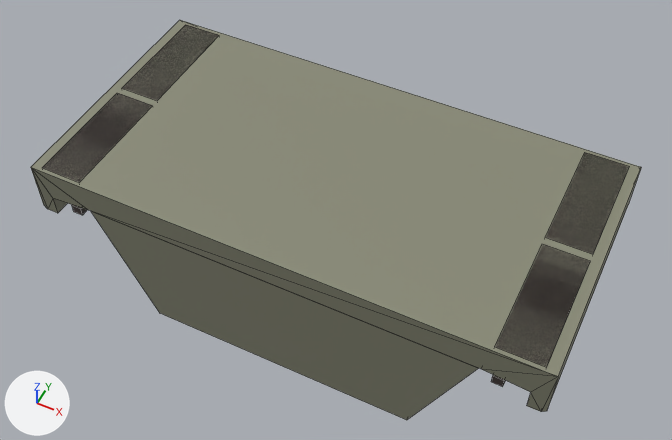
The FBX model unity/Assets/Models/Paths/p463/body_elevated_close.fbx as it was, and as the next commit left it.
Both versions are drawn from a 50 mm lens placed at (2.71, -4.17, 6.04), pointed at (-0.01, 1.27, -0.75). The axes (+X, +Y, +Z) are drawn at lower left. The lights are the same throughout. The older version comes first. Mesh edges are drawn as thin lines. Where no turn or scale is listed for an object, it has been applied to the vertices.

In view in the first picture: 'p463_body_elevated_close'.
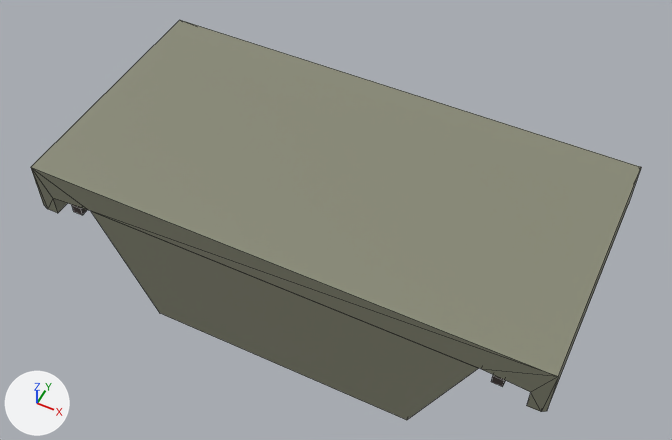
Boxes (x1, y1, x2, y2) around the edits, measured in the pictures (672 x 440 px):
part 1 of me_p411_bodyelevatedclose, deleted: before (42, 93, 153, 182)
part 2 of me_p411_bodyelevatedclose, deleted: before (545, 153, 629, 254)
part 3 of me_p411_bodyelevatedclose, deleted: before (123, 25, 219, 100)
part 4 of me_p411_bodyelevatedclose, deleted: before (495, 244, 590, 367)

The change, as a list of edits to the scene's bpy script:
```text
Change me_p411_bodyelevatedclose:
    used by ob_p463_body_elevated_close; location = (0.0, 0.0, 0.0)
    remove me_p411_bodyelevatedclose.from_pydata(...)  # 88 vertices, 80 faces; spans x -2.5..2.5, y 0.0..2.5, z -1.55..0.0
    add me_p411_bodyelevatedclose.from_pydata(...)  # 56 vertices, 56 faces; spans x -2.5..2.5, y 0.0..2.5, z -1.55..0.0
    me_p411_bodyelevatedclose part 1: the loose piece of 8 vertices spanning x -2.4..-1.98, y 0.04..1.21, z -0.03..0.0 is deleted
    me_p411_bodyelevatedclose part 2: the loose piece of 8 vertices spanning x 1.98..2.4, y 1.29..2.46, z -0.03..0.0 is deleted
    me_p411_bodyelevatedclose part 3: the loose piece of 8 vertices spanning x -2.4..-1.98, y 1.29..2.46, z -0.03..0.0 is deleted
    me_p411_bodyelevatedclose part 4: the loose piece of 8 vertices spanning x 1.98..2.4, y 0.04..1.21, z -0.03..0.0 is deleted
```
